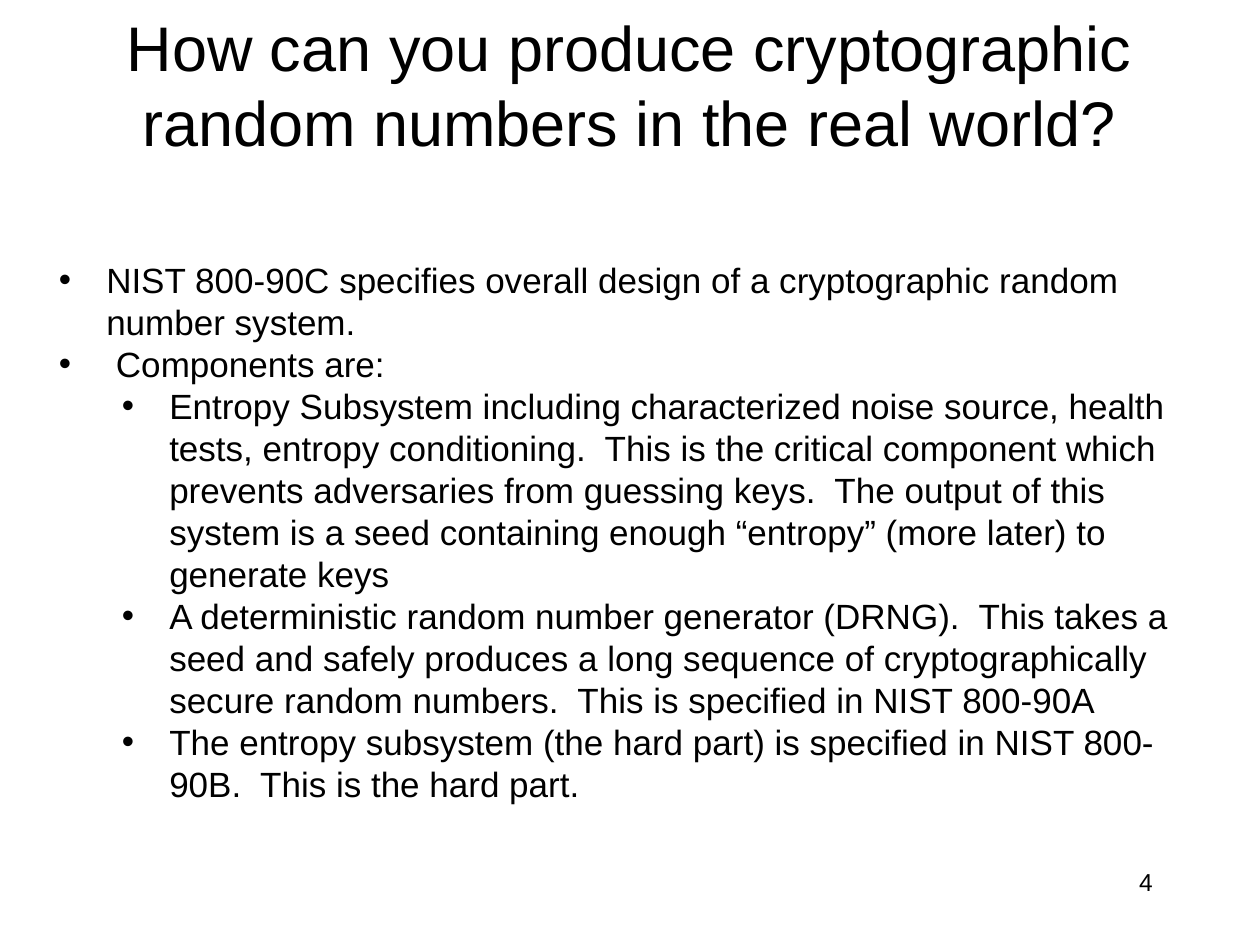
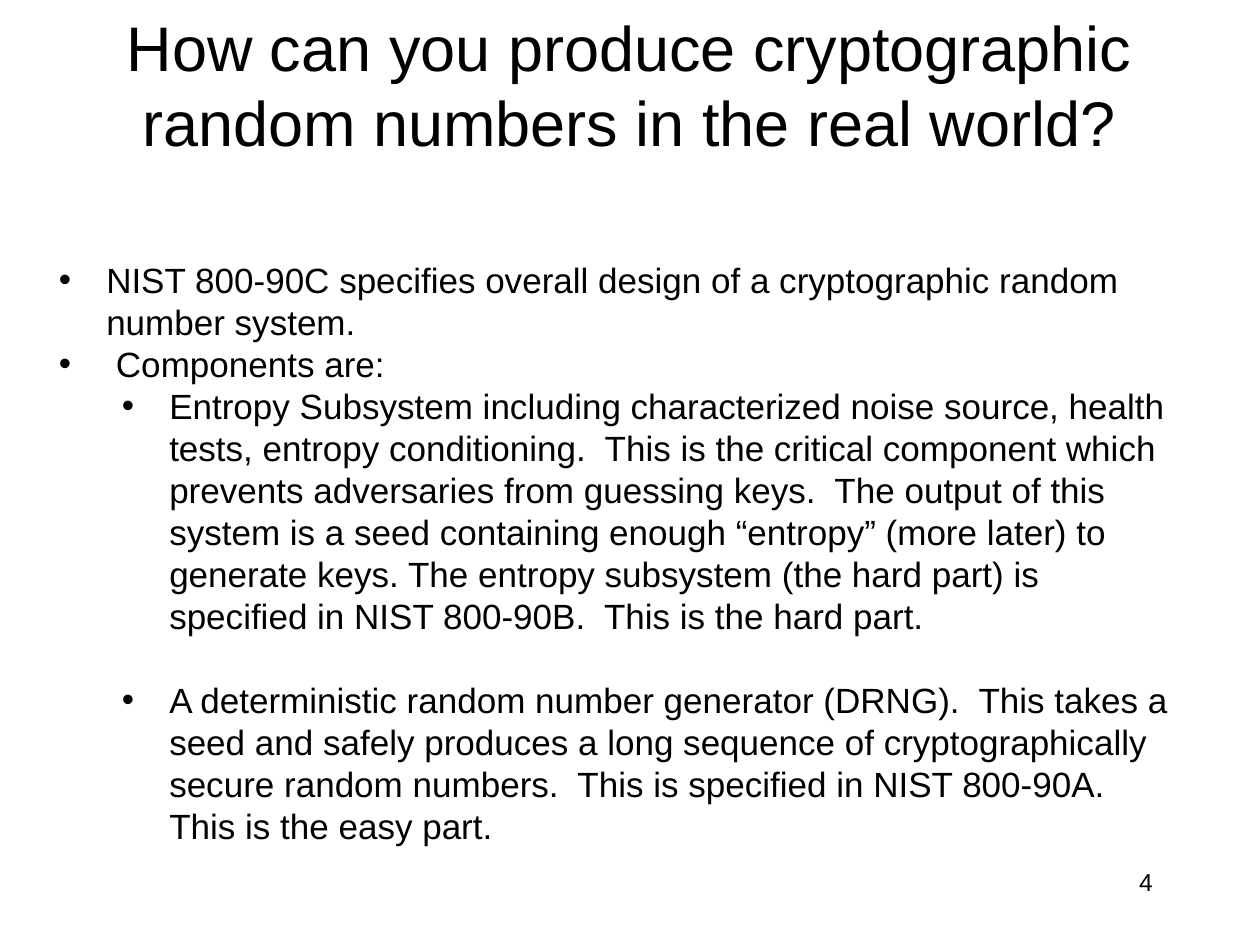
Before and after one commit to jlmucb/class_notes, a slide deck: slide 4 of BerkeleyClass/CS290Spring2013/Lectures/entropy_talk.pptx. Drawn at 1260x945 pixels with LibreOffice and Linux fonts; fonts in the diff are those of the drawing. Boxes give left, top, right and bottom in pixels: in the first picture for what was removed or moved away, otherwise in the second. Text is boxed around its words. In the diff, an @@ line names an element or a change of style, - is before the commit and + after.

Commit message:
a few more changes

```diff
--- a/BerkeleyClass/CS290Spring2013/Lectures/entropy_talk.pptx
+++ b/BerkeleyClass/CS290Spring2013/Lectures/entropy_talk.pptx
@@ text at (169,393,1167,846): text changed @@
-  • Entropy Subsystem including characterized noise source, health tests, entropy conditioning. This is the critical component which prevents adversaries from guessing keys. The output of this system is a seed containing enough “entropy” (more later) to generate keys
-  • A deterministic random number generator (DRNG). This takes a seed and safely produces a long sequence of cryptographically secure random numbers. This is specified in NIST 800-90A
-  • The entropy subsystem (the hard part) is specified in NIST 800-90B. This is the hard part.
+  • Entropy Subsystem including characterized noise source, health tests, entropy conditioning. This is the critical component which prevents adversaries from guessing keys. The output of this system is a seed containing enough “entropy” (more later) to generate keys. The entropy subsystem (the hard part) is specified in NIST 800-90B. This is the hard part.
+  • A deterministic random number generator (DRNG). This takes a seed and safely produces a long sequence of cryptographically secure random numbers. This is specified in NIST 800-90A. This is the easy part.
```
Also in this commit, not shown: 6 other slides changed.
